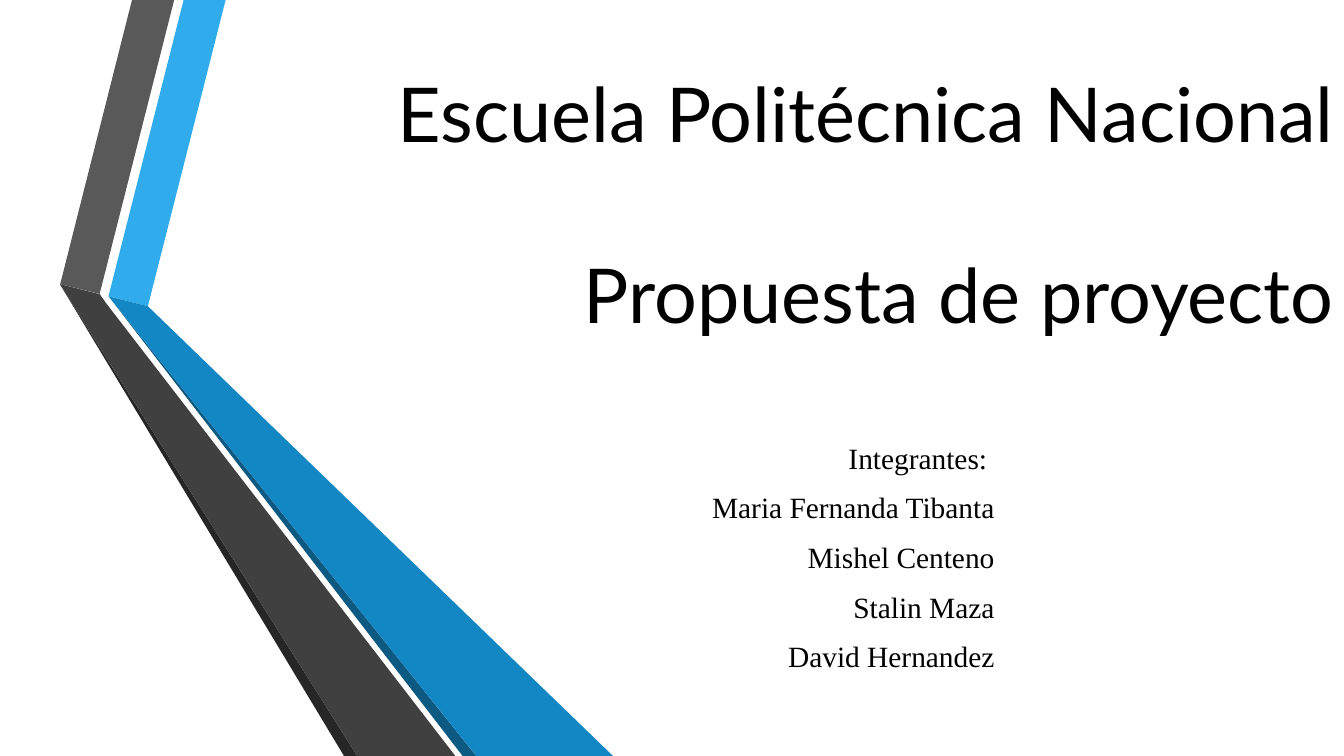
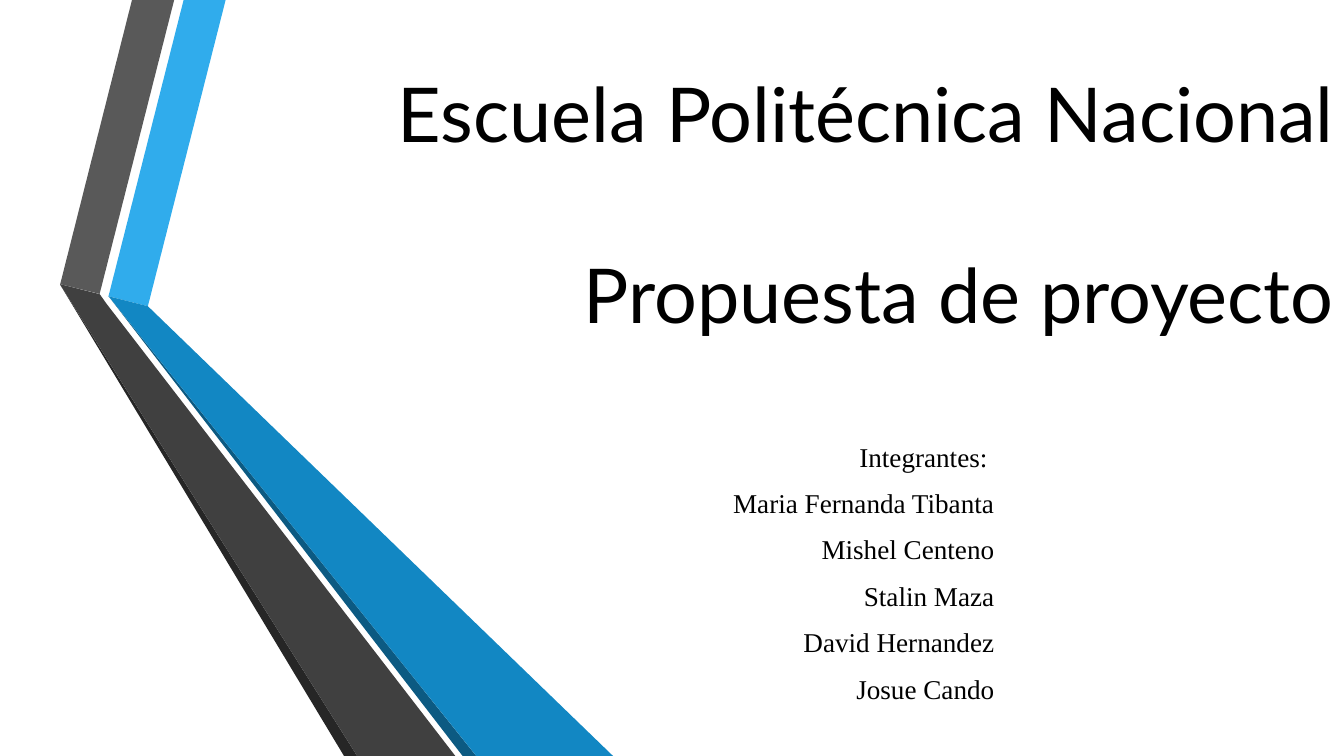
Before and after one commit to StalinMazaEpn/Proyecto_Final, a slide deck: slide 1 of Propuesta_de_Proyecto.pptx. Drawn at 1344x756 pixels with LibreOffice and Linux fonts; fonts in the diff are those of the drawing; background and template pictures are left out. Boxes give left, top, right and bottom in pixels: in the first picture for what was removed or moved away, otherwise in the second. Text is boxed around its words. In the diff, an @@ line names an element or a change of style, - is before the commit and + after.

Commit message:
Presentacion de la propuesta del proyecto

```diff
--- a/Propuesta_de_Proyecto.pptx
+++ b/Propuesta_de_Proyecto.pptx
@@ subtitle at bbox=[733, 449, 995, 653]: size 21 to 19.4 pt in "Integrantes:", "Maria Fernanda Tibanta", "Mishel Centeno", "Stalin Maza" and 1 more places @@
@@ subtitle at bbox=[856, 680, 994, 700]: paragraph added @@
+Josue Cando
```
Also in this commit, not shown: 1 other file.
